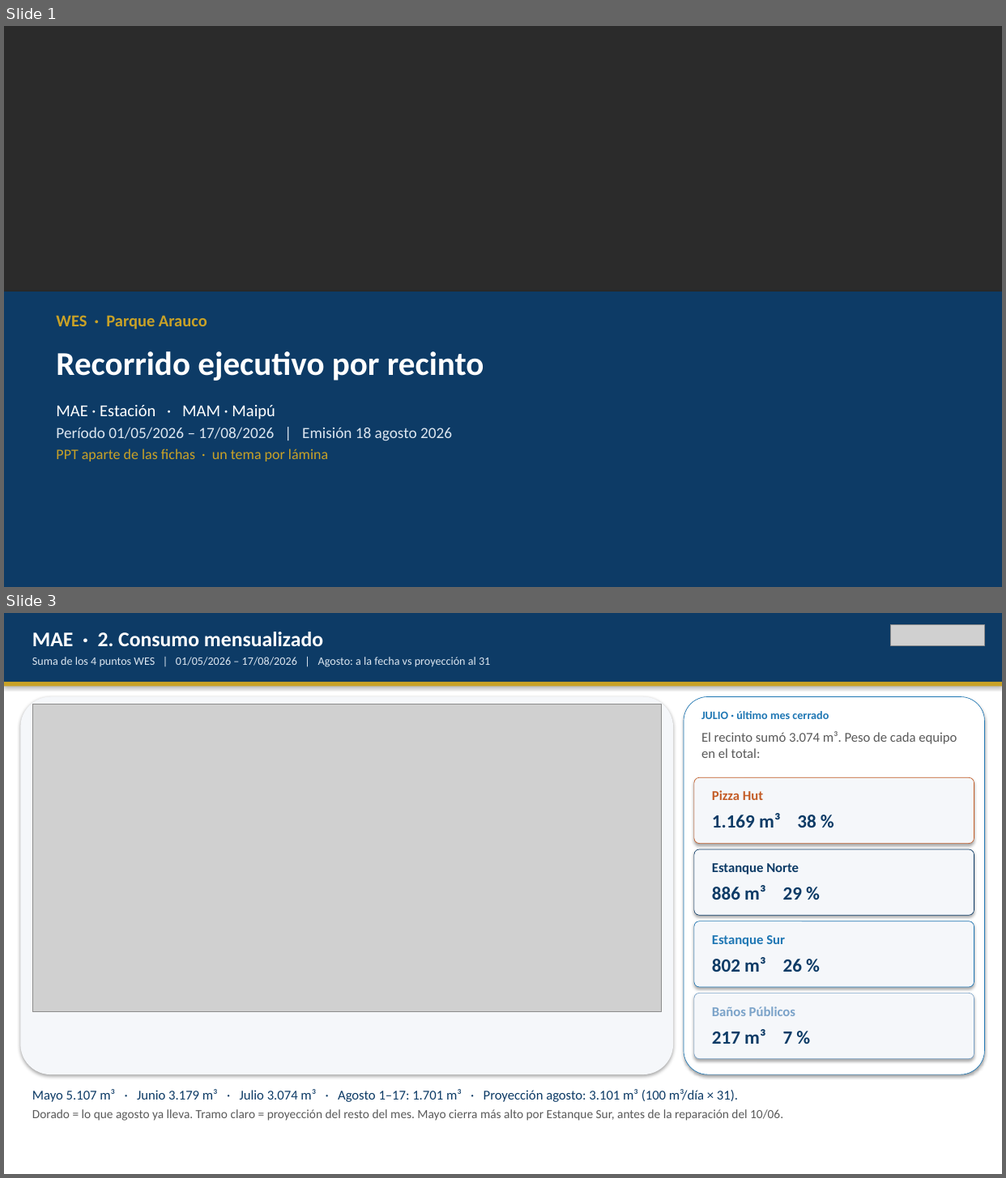
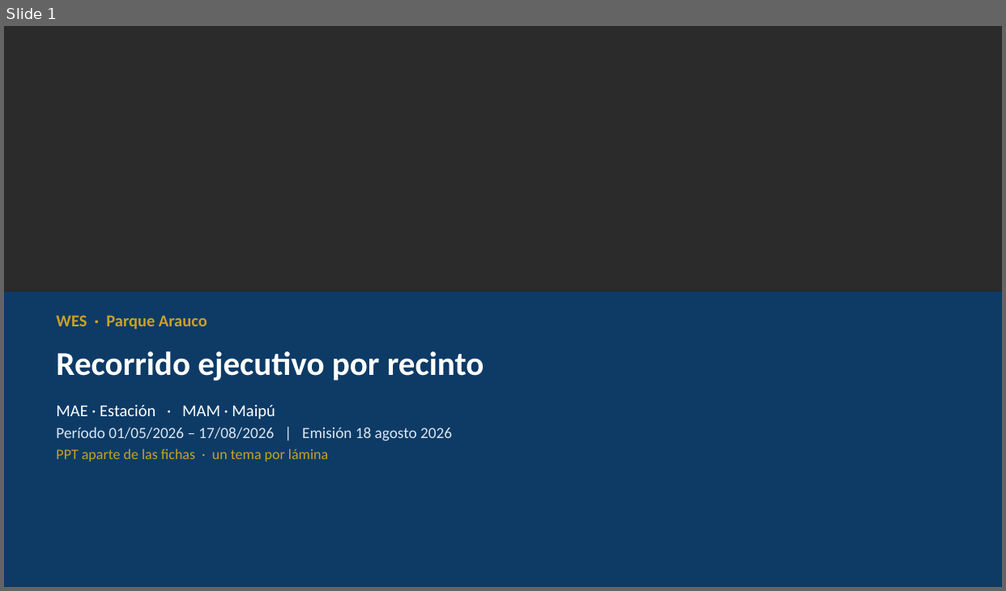
Before and after one commit to anibaloperacionesWes/wes-scripts, a slide deck: reports/Parque_Arauco/TMP_7MALLS/entrega_diego_anibal/Recorrido_ejecutivo_PA_MAE_20260817.pptx. Shown one above the other, each under a label of ours: slides 1 and 3 before the commit, slide 1 after it; the slides between them are not shown. The pictures are 1006x1178 and 1006x591 pixels, drawn with LibreOffice and Linux fonts; fonts in the diff are those of the drawing; grey boxes stand for pictures; background and template pictures are left out; a plain dark background stands for a picture behind light text. Boxes give left, top, right and bottom in pixels: in the first picture for what was removed or moved away, otherwise in the second. Text is boxed around its words. In the diff, an @@ line names an element or a change of style, - is before the commit and + after.

```diff
--- a/reports/Parque_Arauco/TMP_7MALLS/entrega_diego_anibal/Recorrido_ejecutivo_PA_MAE_20260817.pptx
+++ b/reports/Parque_Arauco/TMP_7MALLS/entrega_diego_anibal/Recorrido_ejecutivo_PA_MAE_20260817.pptx
@@ slide 3 removed at [4, 613, 1002, 1174], background #FFFFFF @@
@@ rectangle removed at [4, 613, 1002, 682] @@
@@ text removed at [32, 632, 323, 646] @@
-MAE · 2. Consumo mensualizado
@@ picture removed at [891, 625, 985, 646] @@
@@ text removed at [32, 657, 490, 667] @@
-Suma de los 4 puntos WES | 01/05/2026 – 17/08/2026 | Agosto: a la fecha vs proyección al 31
@@ rectangle removed at [4, 682, 1002, 687] @@
@@ rounded rectangle removed at [20, 697, 673, 1075] @@
@@ picture removed at [32, 705, 661, 1012] @@
@@ rounded rectangle removed at [684, 697, 985, 1075] @@
@@ text removed at [701, 711, 829, 719] @@
-JULIO · último mes cerrado
@@ text removed at [701, 731, 957, 758] @@
-El recinto sumó 3.074 m³. Peso de cada equipo en el total:
@@ rounded rectangle removed at [694, 777, 974, 844] @@
@@ text removed at [712, 790, 763, 800] @@
-Pizza Hut
@@ text removed at [712, 813, 816, 828] @@
-1.169 m³ 38 %
@@ rounded rectangle removed at [694, 850, 974, 915] @@
@@ text removed at [712, 863, 799, 875] @@
-Estanque Norte
@@ text removed at [712, 885, 802, 900] @@
-886 m³ 29 %
@@ rounded rectangle removed at [694, 922, 974, 987] @@
@@ text removed at [712, 935, 785, 947] @@
-Estanque Sur
@@ text removed at [712, 957, 802, 972] @@
-802 m³ 26 %
@@ rounded rectangle removed at [694, 994, 974, 1059] @@
@@ text removed at [712, 1007, 795, 1016] @@
-Baños Públicos
@@ text removed at [712, 1029, 793, 1044] @@
-217 m³ 7 %
@@ text removed at [32, 1089, 783, 1121] @@
-Mayo 5.107 m³ · Junio 3.179 m³ · Julio 3.074 m³ · Agosto 1–17: 1.701 m³ · Proyección agosto: 3.101 m³ (100 m³/día × 31).
-Dorado = lo que agosto ya lleva. Tramo claro = proyección del resto del mes. Mayo cierra más alto por Estanque Sur, antes de la reparación del 10/06.
```
Also in this commit, not shown: 2 slides changed.
